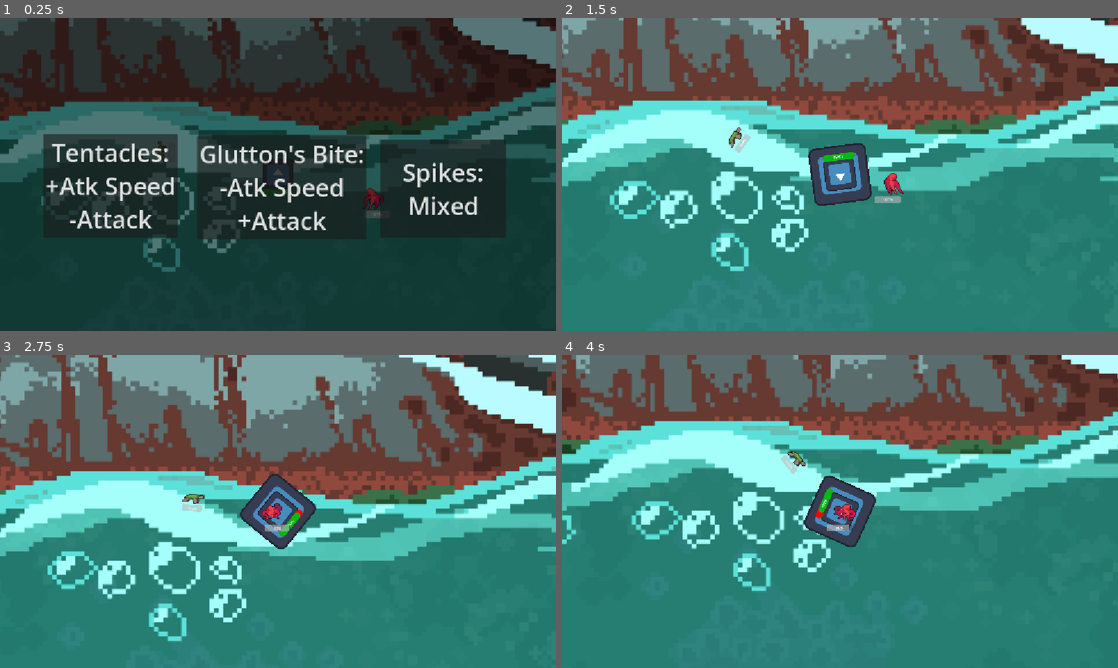
Above: before the commit, frames 1-4 (two rows, left to right).
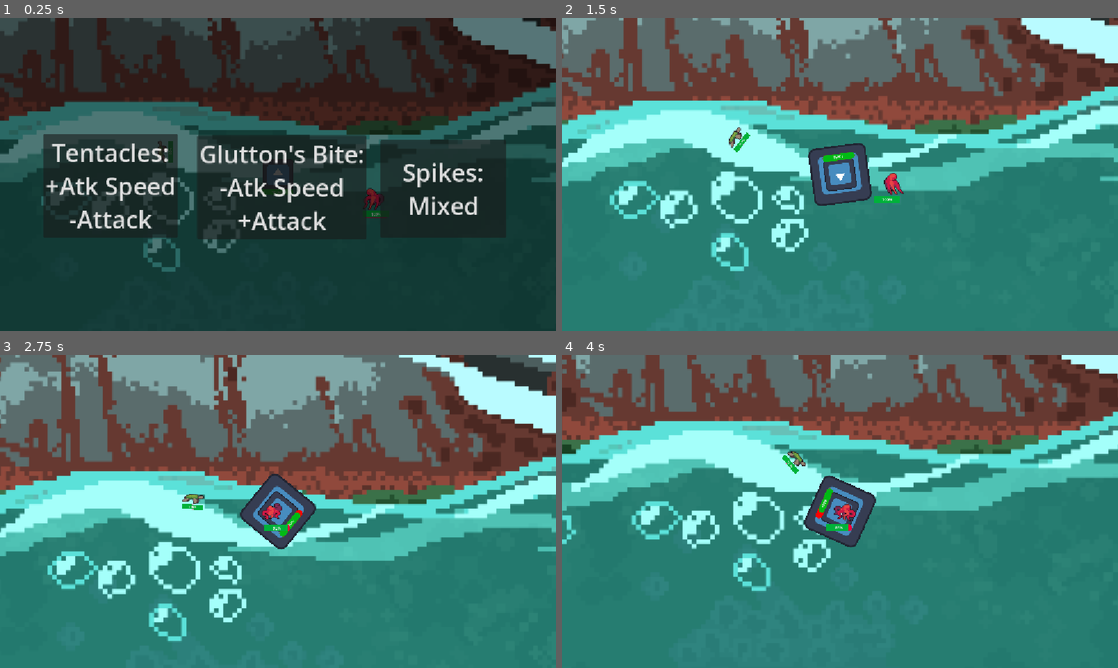
Above: after the commit, the same moments.

Repository: GavinWu42711/Campfire
Game: Godot game, scene res://Scenes/level_1.tscn
The game is run twice, just before and just after one commit, with the same random seed, the same clock (stepped at 60 frames per second) and the same inputs. The engine's default icon, where the game draws it, is replaced by a stand-in: a white triangle on a blue panel in a dark square.
Inputs (mouse positions are in pixels of both pictures, inside the frame that each line leads up to):
- Up to frame 1 (0.25 s): no input
- Up to frame 2 (1.5 s): tap Enter at 0.5 s; move the mouse to (962, 158) at 0.52 s; click (962, 158) at 0.6 s; move the mouse to (728, 190) at 1.27 s; right-click (728, 190) at 1.35 s
- Up to frame 3 (2.75 s): move the mouse to (333, 442) at 2.02 s; click (333, 442) at 2.1 s
- Up to frame 4 (4 s): move the mouse to (812, 574) at 2.77 s; right-click (812, 574) at 2.85 s; move the mouse to (1006, 558) at 3.52 s; click (1006, 558) at 3.6 s

The runs differ from the first frame. In frame 1, 0.1% of the frame differs, in the area x 30-69%, y 39-64%; in frame 2, 0.2%, in the area x 30-61%, y 36-60%; in frame 3, 0.2%; in frame 4, 0.2%.

Commit message:
coloured health bars

Diff:
--- a/campfire/Scenes/AlligatorEnemy.tscn
+++ b/campfire/Scenes/AlligatorEnemy.tscn
@@ -208,6 +208,16 @@
 "name": &"walk",
 "speed": 5.0
 }]
+
+[sub_resource type="StyleBoxFlat" id="StyleBoxFlat_jv7cr"]
+bg_color = Color(0.94427156, 0, 0.22820643, 1)
+corner_radius_top_left = 12
+corner_radius_top_right = 12
+corner_radius_bottom_right = 12
+corner_radius_bottom_left = 12
+
+[sub_resource type="StyleBoxFlat" id="StyleBoxFlat_g7l0p"]
+bg_color = Color(0, 0.69803923, 0.22745098, 1)
 
 [node name="CharacterBody2D" type="CharacterBody2D" unique_id=327834147 node_paths=PackedStringArray("enemy_hitbox", "enemy_attack_hitbox", "animated_sprite", "hp_bar")]
 script = ExtResource("1_jv7cr")
@@ -242,3 +252,5 @@
 offset_right = 123.0
 offset_bottom = 67.0
 rotation = 4.712389
+theme_override_styles/background = SubResource("StyleBoxFlat_jv7cr")
+theme_override_styles/fill = SubResource("StyleBoxFlat_g7l0p")
--- a/campfire/Scenes/AnglerfishEnemy.tscn
+++ b/campfire/Scenes/AnglerfishEnemy.tscn
@@ -199,6 +199,16 @@
 "name": &"walk",
 "speed": 5.0
 }]
+
+[sub_resource type="StyleBoxFlat" id="StyleBoxFlat_hrbjj"]
+bg_color = Color(0.94427156, 0, 0.22820643, 1)
+corner_radius_top_left = 12
+corner_radius_top_right = 12
+corner_radius_bottom_right = 12
+corner_radius_bottom_left = 12
+
+[sub_resource type="StyleBoxFlat" id="StyleBoxFlat_irhlk"]
+bg_color = Color(0, 0.69803923, 0.22745098, 1)
 
 [node name="CharacterBody2D" type="CharacterBody2D" unique_id=980513259 node_paths=PackedStringArray("enemy_hitbox", "enemy_attack_hitbox", "animated_sprite", "hp_bar")]
 script = ExtResource("1_2od65")
@@ -230,9 +240,11 @@
 frame = 5
 frame_progress = 1.0
 
-[node name="ProgressBar" type="ProgressBar" parent="." unique_id=631084129]
-offset_left = 37.0
-offset_top = 35.0
-offset_right = 108.65855
-offset_bottom = 62.0
+[node name="ProgressBar" type="ProgressBar" parent="." unique_id=69303799]
+offset_left = 39.0
+offset_top = 48.0
+offset_right = 146.0
+offset_bottom = 75.0
 rotation = 4.712389
+theme_override_styles/background = SubResource("StyleBoxFlat_hrbjj")
+theme_override_styles/fill = SubResource("StyleBoxFlat_irhlk")
--- a/campfire/Scenes/BlueFishEnemy.tscn
+++ b/campfire/Scenes/BlueFishEnemy.tscn
@@ -201,6 +201,16 @@
 "name": &"walk",
 "speed": 5.0
 }]
+
+[sub_resource type="StyleBoxFlat" id="StyleBoxFlat_fvxlg"]
+bg_color = Color(0.94427156, 0, 0.22820643, 1)
+corner_radius_top_left = 12
+corner_radius_top_right = 12
+corner_radius_bottom_right = 12
+corner_radius_bottom_left = 12
+
+[sub_resource type="StyleBoxFlat" id="StyleBoxFlat_rvsjg"]
+bg_color = Color(0, 0.69803923, 0.22745098, 1)
 
 [node name="CharacterBody2D" type="CharacterBody2D" unique_id=46626076 node_paths=PackedStringArray("enemy_hitbox", "enemy_attack_hitbox", "animated_sprite", "hp_bar")]
 script = ExtResource("1_fvxlg")
@@ -228,8 +238,11 @@
 frame = 4
 frame_progress = 1.0
 
-[node name="ProgressBar" type="ProgressBar" parent="." unique_id=1216826014]
-offset_left = -47.0
-offset_top = 22.0
-offset_right = 9.0
-offset_bottom = 49.0
+[node name="ProgressBar" type="ProgressBar" parent="." unique_id=1562241595]
+offset_left = -28.0
+offset_top = 25.0
+offset_right = 79.0
+offset_bottom = 52.0
+scale = Vector2(0.5, 0.5)
+theme_override_styles/background = SubResource("StyleBoxFlat_fvxlg")
+theme_override_styles/fill = SubResource("StyleBoxFlat_rvsjg")
--- a/campfire/Scenes/EelEnemy.tscn
+++ b/campfire/Scenes/EelEnemy.tscn
@@ -213,6 +213,16 @@
 "name": &"walk",
 "speed": 5.0
 }]
+
+[sub_resource type="StyleBoxFlat" id="StyleBoxFlat_ccyls"]
+bg_color = Color(0.94427156, 0, 0.22820643, 1)
+corner_radius_top_left = 12
+corner_radius_top_right = 12
+corner_radius_bottom_right = 12
+corner_radius_bottom_left = 12
+
+[sub_resource type="StyleBoxFlat" id="StyleBoxFlat_0vrof"]
+bg_color = Color(0, 0.69803923, 0.22745098, 1)
 
 [node name="CharacterBody2D" type="CharacterBody2D" unique_id=980513259 node_paths=PackedStringArray("enemy_hitbox", "enemy_attack_hitbox", "animated_sprite", "hp_bar")]
 script = ExtResource("1_65tnp")
@@ -244,9 +254,11 @@
 frame = 5
 frame_progress = 1.0
 
-[node name="ProgressBar" type="ProgressBar" parent="." unique_id=1087382861]
-offset_left = 32.0
-offset_top = 53.0
-offset_right = 139.0
-offset_bottom = 80.0
+[node name="ProgressBar" type="ProgressBar" parent="." unique_id=1288400530]
+offset_left = 35.0
+offset_top = 56.0
+offset_right = 142.0
+offset_bottom = 83.0
 rotation = 4.712389
+theme_override_styles/background = SubResource("StyleBoxFlat_ccyls")
+theme_override_styles/fill = SubResource("StyleBoxFlat_0vrof")
--- a/campfire/Scenes/GreenFishEnemy.tscn
+++ b/campfire/Scenes/GreenFishEnemy.tscn
@@ -159,6 +159,16 @@
 "name": &"walk",
 "speed": 5.0
 }]
+
+[sub_resource type="StyleBoxFlat" id="StyleBoxFlat_n6yp7"]
+bg_color = Color(0.94427156, 0, 0.22820643, 1)
+corner_radius_top_left = 12
+corner_radius_top_right = 12
+corner_radius_bottom_right = 12
+corner_radius_bottom_left = 12
+
+[sub_resource type="StyleBoxFlat" id="StyleBoxFlat_7vb6i"]
+bg_color = Color(0, 0.69803923, 0.22745098, 1)
 
 [node name="CharacterBody2D" type="CharacterBody2D" unique_id=380869770 node_paths=PackedStringArray("enemy_hitbox", "enemy_attack_hitbox", "animated_sprite", "hp_bar")]
 script = ExtResource("1_n6yp7")
@@ -187,10 +197,12 @@
 sprite_frames = SubResource("SpriteFrames_6hsfr")
 animation = &"walk"
 
-[node name="ProgressBar" type="ProgressBar" parent="." unique_id=371967342]
+[node name="ProgressBar" type="ProgressBar" parent="." unique_id=630166171]
 offset_left = 10.0
 offset_top = 14.0
-offset_right = 61.0
+offset_right = 95.679405
 offset_bottom = 41.0
 rotation = 4.712389
-scale = Vector2(0.5, 0.5)
+scale = Vector2(0.3, 0.3)
+theme_override_styles/background = SubResource("StyleBoxFlat_n6yp7")
+theme_override_styles/fill = SubResource("StyleBoxFlat_7vb6i")
--- a/campfire/Scenes/JellyfishEnemy.tscn
+++ b/campfire/Scenes/JellyfishEnemy.tscn
@@ -185,6 +185,16 @@
 "name": &"walk",
 "speed": 5.0
 }]
+
+[sub_resource type="StyleBoxFlat" id="StyleBoxFlat_lpvdh"]
+bg_color = Color(0.94427156, 0, 0.22820643, 1)
+corner_radius_top_left = 12
+corner_radius_top_right = 12
+corner_radius_bottom_right = 12
+corner_radius_bottom_left = 12
+
+[sub_resource type="StyleBoxFlat" id="StyleBoxFlat_bvjdp"]
+bg_color = Color(0, 0.69803923, 0.22745098, 1)
 
 [node name="CharacterBody2D" type="CharacterBody2D" unique_id=980513259 node_paths=PackedStringArray("enemy_hitbox", "enemy_attack_hitbox", "animated_sprite", "hp_bar")]
 script = ExtResource("1_lpvdh")
@@ -211,8 +221,10 @@
 sprite_frames = SubResource("SpriteFrames_6dmu0")
 animation = &"attack"
 
-[node name="ProgressBar" type="ProgressBar" parent="." unique_id=989153591]
-offset_left = -34.0
-offset_top = 44.0
-offset_right = 29.0
-offset_bottom = 71.0
+[node name="ProgressBar" type="ProgressBar" parent="." unique_id=688392388]
+offset_left = -35.0
+offset_top = 42.0
+offset_right = 27.0
+offset_bottom = 69.0
+theme_override_styles/background = SubResource("StyleBoxFlat_lpvdh")
+theme_override_styles/fill = SubResource("StyleBoxFlat_bvjdp")
--- a/campfire/Scenes/MermaidStaffEnemy.tscn
+++ b/campfire/Scenes/MermaidStaffEnemy.tscn
@@ -208,6 +208,16 @@
 "name": &"walk",
 "speed": 5.0
 }]
+
+[sub_resource type="StyleBoxFlat" id="StyleBoxFlat_ymb7h"]
+bg_color = Color(0.94427156, 0, 0.22820643, 1)
+corner_radius_top_left = 12
+corner_radius_top_right = 12
+corner_radius_bottom_right = 12
+corner_radius_bottom_left = 12
+
+[sub_resource type="StyleBoxFlat" id="StyleBoxFlat_pvhbl"]
+bg_color = Color(0, 0.69803923, 0.22745098, 1)
 
 [node name="CharacterBody2D" type="CharacterBody2D" unique_id=1223103184 node_paths=PackedStringArray("enemy_hitbox", "enemy_attack_hitbox", "animated_sprite", "hp_bar")]
 script = ExtResource("1_ymb7h")
@@ -233,9 +243,11 @@
 frame = 5
 frame_progress = 1.0
 
-[node name="ProgressBar" type="ProgressBar" parent="." unique_id=52399769]
-offset_left = -23.0
-offset_top = 23.0
-offset_right = 45.0
-offset_bottom = 50.0
+[node name="ProgressBar" type="ProgressBar" parent="." unique_id=1376063475]
+offset_left = -18.0
+offset_top = 24.0
+offset_right = 54.0
+offset_bottom = 51.0
 scale = Vector2(0.5, 0.5)
+theme_override_styles/background = SubResource("StyleBoxFlat_ymb7h")
+theme_override_styles/fill = SubResource("StyleBoxFlat_pvhbl")
--- a/campfire/Scenes/MermaidSwordEnemy.tscn
+++ b/campfire/Scenes/MermaidSwordEnemy.tscn
@@ -208,6 +208,16 @@
 "name": &"walk",
 "speed": 5.0
 }]
+
+[sub_resource type="StyleBoxFlat" id="StyleBoxFlat_52fpl"]
+bg_color = Color(0.94427156, 0, 0.22820643, 1)
+corner_radius_top_left = 12
+corner_radius_top_right = 12
+corner_radius_bottom_right = 12
+corner_radius_bottom_left = 12
+
+[sub_resource type="StyleBoxFlat" id="StyleBoxFlat_vpm4b"]
+bg_color = Color(0, 0.69803923, 0.22745098, 1)
 
 [node name="CharacterBody2D" type="CharacterBody2D" unique_id=1514661107 node_paths=PackedStringArray("enemy_hitbox", "enemy_attack_hitbox", "animated_sprite", "hp_bar")]
 script = ExtResource("1_52fpl")
@@ -233,9 +243,11 @@
 frame = 5
 frame_progress = 1.0
 
-[node name="ProgressBar" type="ProgressBar" parent="." unique_id=104328860]
-offset_left = -17.0
-offset_top = 21.0
-offset_right = 47.0
-offset_bottom = 48.0
+[node name="ProgressBar" type="ProgressBar" parent="." unique_id=253410066]
+offset_left = -18.0
+offset_top = 24.0
+offset_right = 54.0
+offset_bottom = 51.0
 scale = Vector2(0.5, 0.5)
+theme_override_styles/background = SubResource("StyleBoxFlat_52fpl")
+theme_override_styles/fill = SubResource("StyleBoxFlat_vpm4b")
--- a/campfire/Scenes/OctopusEnemy.tscn
+++ b/campfire/Scenes/OctopusEnemy.tscn
@@ -242,13 +242,23 @@
 "speed": 5.0
 }]
 
+[sub_resource type="StyleBoxFlat" id="StyleBoxFlat_dhquj"]
+bg_color = Color(0.94427156, 0, 0.22820643, 1)
+corner_radius_top_left = 12
+corner_radius_top_right = 12
+corner_radius_bottom_right = 12
+corner_radius_bottom_left = 12
+
+[sub_resource type="StyleBoxFlat" id="StyleBoxFlat_h38ku"]
+bg_color = Color(0, 0.69803923, 0.22745098, 1)
+
 [node name="CharacterBody2D" type="CharacterBody2D" unique_id=980513259 node_paths=PackedStringArray("enemy_hitbox", "enemy_attack_hitbox", "animated_sprite", "hp_bar")]
 script = ExtResource("1_dhquj")
 rotation_speed = 0.0
 enemy_hitbox = NodePath("CollisionShape2D")
 enemy_attack_hitbox = NodePath("Area2D")
 animated_sprite = NodePath("AnimatedSprite2D")
-hp_bar = NodePath("ProgressBar2")
+hp_bar = NodePath("ProgressBar")
 
 [node name="CollisionShape2D" type="CollisionShape2D" parent="." unique_id=771748599]
 position = Vector2(-8, 0.5)
@@ -269,8 +279,10 @@
 frame = 5
 frame_progress = 0.80636144
 
-[node name="ProgressBar2" type="ProgressBar" parent="." unique_id=43887222]
-offset_left = -53.0
-offset_top = 51.0
-offset_right = 54.0
-offset_bottom = 78.0
+[node name="ProgressBar" type="ProgressBar" parent="." unique_id=981801815]
+offset_left = -56.0
+offset_top = 50.0
+offset_right = 51.0
+offset_bottom = 77.0
+theme_override_styles/background = SubResource("StyleBoxFlat_dhquj")
+theme_override_styles/fill = SubResource("StyleBoxFlat_h38ku")
--- a/campfire/Scenes/OrcaEnemy.tscn
+++ b/campfire/Scenes/OrcaEnemy.tscn
@@ -208,6 +208,16 @@
 "name": &"walk",
 "speed": 5.0
 }]
+
+[sub_resource type="StyleBoxFlat" id="StyleBoxFlat_ubog1"]
+bg_color = Color(0.94427156, 0, 0.22820643, 1)
+corner_radius_top_left = 12
+corner_radius_top_right = 12
+corner_radius_bottom_right = 12
+corner_radius_bottom_left = 12
+
+[sub_resource type="StyleBoxFlat" id="StyleBoxFlat_7w68y"]
+bg_color = Color(0, 0.69803923, 0.22745098, 1)
 
 [node name="CharacterBody2D" type="CharacterBody2D" unique_id=969061591 node_paths=PackedStringArray("enemy_hitbox", "enemy_attack_hitbox", "animated_sprite", "hp_bar")]
 script = ExtResource("1_ubog1")
@@ -234,8 +244,10 @@
 frame = 5
 frame_progress = 1.0
 
-[node name="ProgressBar" type="ProgressBar" parent="." unique_id=1986584314]
-offset_left = -51.0
+[node name="ProgressBar" type="ProgressBar" parent="." unique_id=2142626927]
+offset_left = -55.0
 offset_top = 23.0
-offset_right = 56.0
+offset_right = 57.0
 offset_bottom = 50.0
+theme_override_styles/background = SubResource("StyleBoxFlat_ubog1")
+theme_override_styles/fill = SubResource("StyleBoxFlat_7w68y")
--- a/campfire/Scenes/SharkEnemy.tscn
+++ b/campfire/Scenes/SharkEnemy.tscn
@@ -208,6 +208,16 @@
 "name": &"walk",
 "speed": 5.0
 }]
+
+[sub_resource type="StyleBoxFlat" id="StyleBoxFlat_7stxj"]
+bg_color = Color(0.94427156, 0, 0.22820643, 1)
+corner_radius_top_left = 12
+corner_radius_top_right = 12
+corner_radius_bottom_right = 12
+corner_radius_bottom_left = 12
+
+[sub_resource type="StyleBoxFlat" id="StyleBoxFlat_ea0tx"]
+bg_color = Color(0, 0.69803923, 0.22745098, 1)
 
 [node name="CharacterBody2D" type="CharacterBody2D" unique_id=2089242673 node_paths=PackedStringArray("enemy_hitbox", "enemy_attack_hitbox", "animated_sprite", "hp_bar")]
 script = ExtResource("1_7stxj")
@@ -234,8 +244,11 @@
 frame = 4
 frame_progress = 0.78465575
 
-[node name="ProgressBar" type="ProgressBar" parent="." unique_id=2066516864]
-offset_left = -54.0
-offset_top = 24.0
-offset_right = 53.0
-offset_bottom = 51.0
+[node name="ProgressBar" type="ProgressBar" parent="." unique_id=1032772845]
+offset_left = -37.0
+offset_top = 25.000002
+offset_right = 64.333336
+offset_bottom = 52.0
+scale = Vector2(0.75, 0.75)
+theme_override_styles/background = SubResource("StyleBoxFlat_7stxj")
+theme_override_styles/fill = SubResource("StyleBoxFlat_ea0tx")
--- a/campfire/Scenes/SwordfishEnemy.tscn
+++ b/campfire/Scenes/SwordfishEnemy.tscn
@@ -199,6 +199,16 @@
 "name": &"walk",
 "speed": 5.0
 }]
+
+[sub_resource type="StyleBoxFlat" id="StyleBoxFlat_xkiwn"]
+bg_color = Color(0.94427156, 0, 0.22820643, 1)
+corner_radius_top_left = 12
+corner_radius_top_right = 12
+corner_radius_bottom_right = 12
+corner_radius_bottom_left = 12
+
+[sub_resource type="StyleBoxFlat" id="StyleBoxFlat_5227e"]
+bg_color = Color(0, 0.69803923, 0.22745098, 1)
 
 [node name="CharacterBody2D" type="CharacterBody2D" unique_id=980513259 node_paths=PackedStringArray("enemy_hitbox", "enemy_attack_hitbox", "animated_sprite", "hp_bar")]
 script = ExtResource("1_xkiwn")
@@ -229,9 +239,11 @@
 frame = 5
 frame_progress = 1.0
 
-[node name="ProgressBar" type="ProgressBar" parent="." unique_id=996594160]
-offset_left = 34.0
-offset_top = 55.0
-offset_right = 141.0
-offset_bottom = 82.0
+[node name="ProgressBar" type="ProgressBar" parent="." unique_id=1850729157]
+offset_left = 30.0
+offset_top = 57.0
+offset_right = 139.60333
+offset_bottom = 84.0
 rotation = 4.712389
+theme_override_styles/background = SubResource("StyleBoxFlat_xkiwn")
+theme_override_styles/fill = SubResource("StyleBoxFlat_5227e")
--- a/campfire/Scenes/TurtleEnemy.tscn
+++ b/campfire/Scenes/TurtleEnemy.tscn
@@ -213,6 +213,16 @@
 "name": &"walk",
 "speed": 5.0
 }]
+
+[sub_resource type="StyleBoxFlat" id="StyleBoxFlat_hmfqy"]
+bg_color = Color(0.94427156, 0, 0.22820643, 1)
+corner_radius_top_left = 12
+corner_radius_top_right = 12
+corner_radius_bottom_right = 12
+corner_radius_bottom_left = 12
+
+[sub_resource type="StyleBoxFlat" id="StyleBoxFlat_h3ncv"]
+bg_color = Color(0, 0.69803923, 0.22745098, 1)
 
 [node name="CharacterBody2D" type="CharacterBody2D" unique_id=980513259 node_paths=PackedStringArray("enemy_hitbox", "enemy_attack_hitbox", "animated_sprite", "hp_bar")]
 script = ExtResource("1_hmfqy")
@@ -221,7 +231,7 @@
 enemy_hitbox = NodePath("CollisionShape2D")
 enemy_attack_hitbox = NodePath("Area2D")
 animated_sprite = NodePath("AnimatedSprite2D")
-hp_bar = NodePath("ProgressBar2")
+hp_bar = NodePath("ProgressBar")
 
 [node name="CollisionShape2D" type="CollisionShape2D" parent="." unique_id=694097625]
 position = Vector2(-1.5, 0.5)
@@ -245,9 +255,12 @@
 frame = 5
 frame_progress = 1.0
 
-[node name="ProgressBar2" type="ProgressBar" parent="." unique_id=1146865941]
-offset_left = 25.0
-offset_top = 42.0
-offset_right = 107.68508
-offset_bottom = 69.0
+[node name="ProgressBar" type="ProgressBar" parent="." unique_id=659101984]
+offset_left = 24.0
+offset_top = 43.0
+offset_right = 141.61406
+offset_bottom = 70.0
 rotation = 4.712389
+scale = Vector2(0.75, 0.75)
+theme_override_styles/background = SubResource("StyleBoxFlat_hmfqy")
+theme_override_styles/fill = SubResource("StyleBoxFlat_h3ncv")
